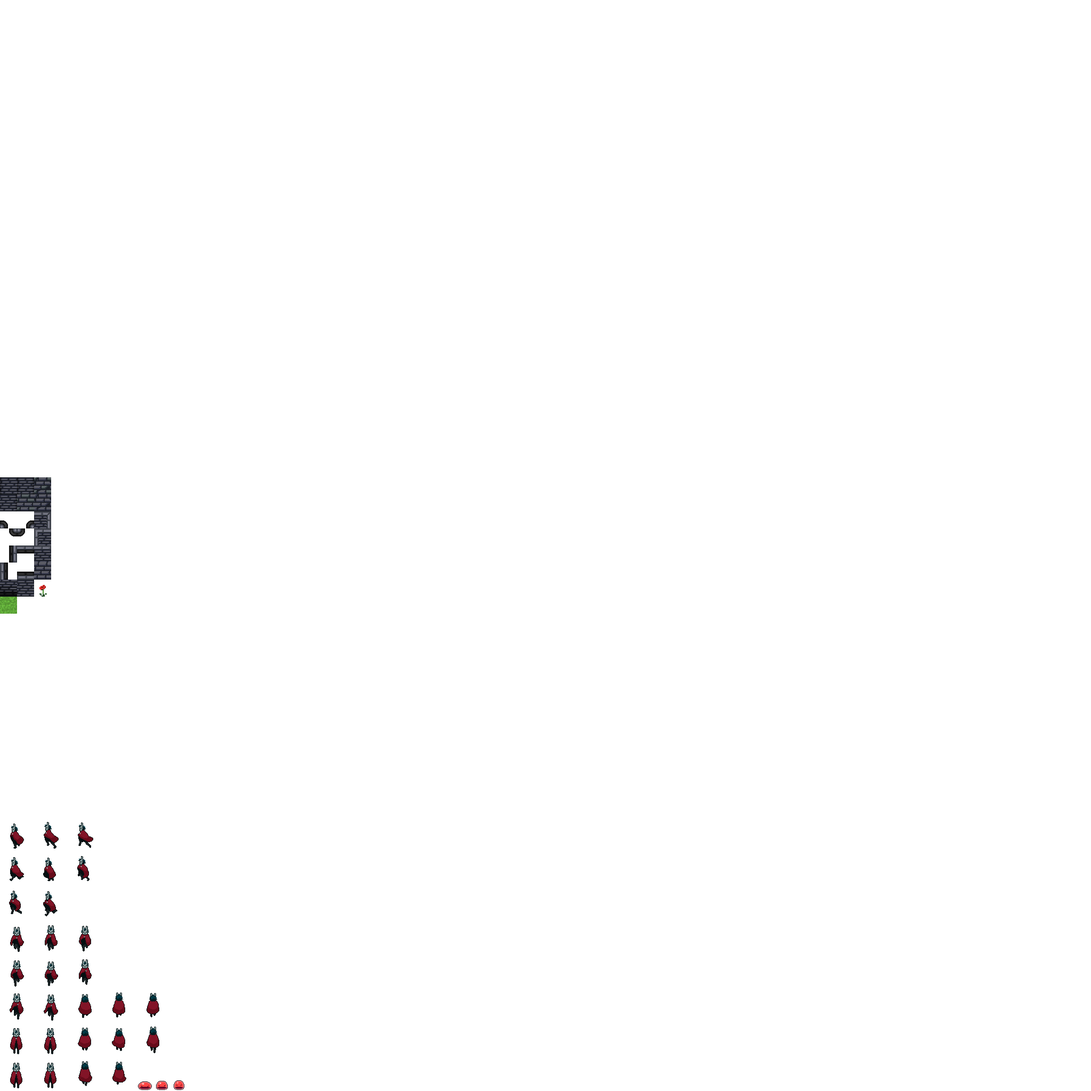
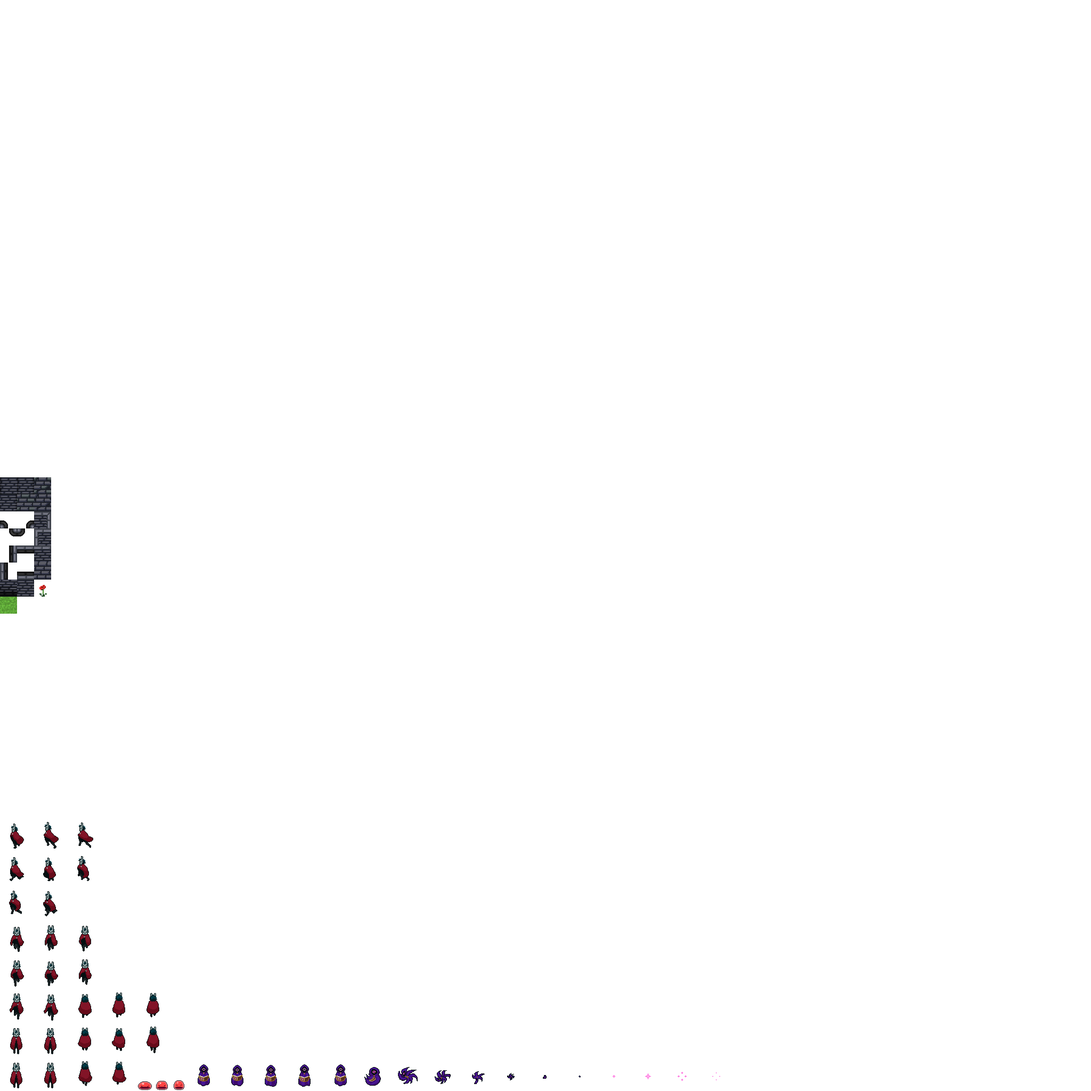
Two versions of the same layered image (1091px x 1091px). Layer-by-layer changes:
added layer "Enemy_Ghost.png" in group "etc" over bbox(197, 1064, 311, 1088)
added layer "ghost teleport.png" in group "etc" over bbox(334, 1064, 721, 1087)
